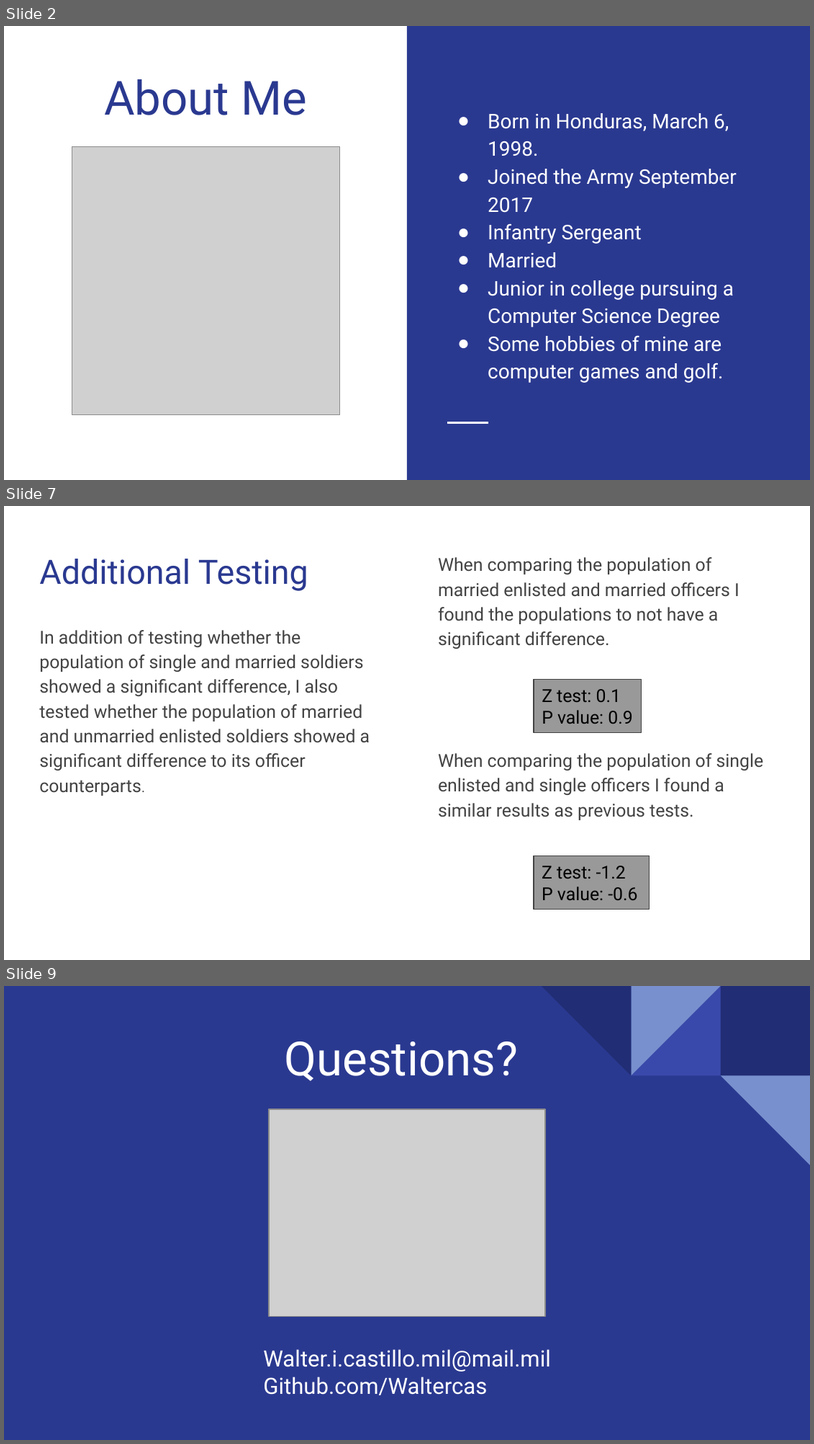
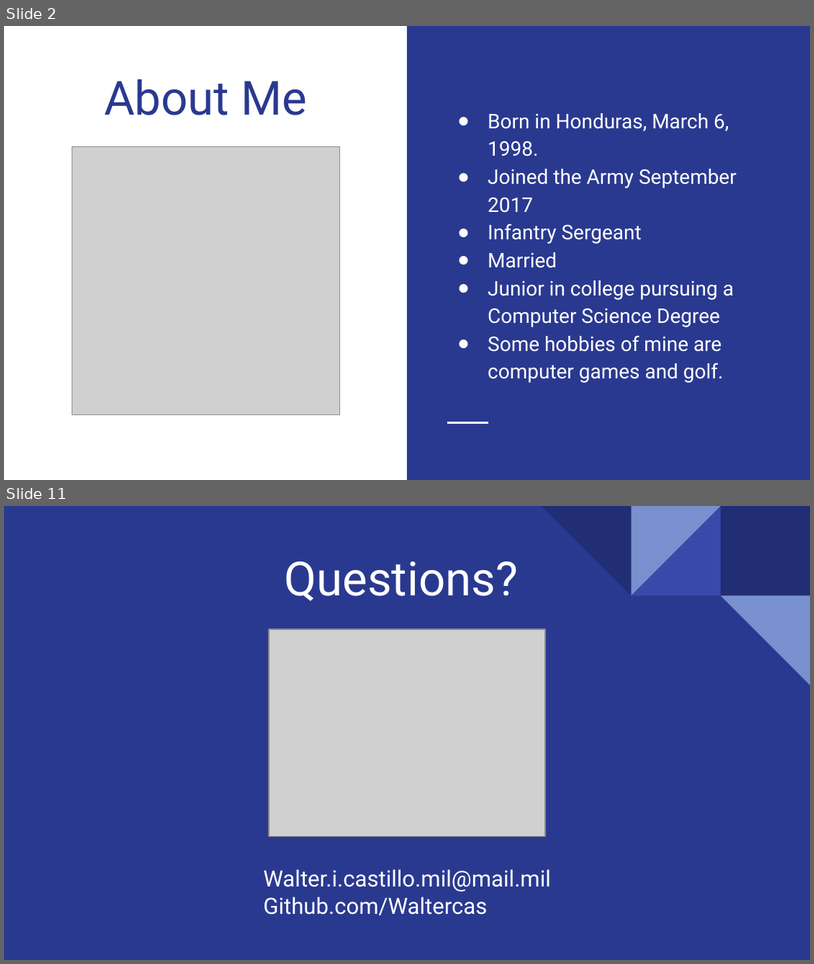
Before and after one commit to Waltercas/Active-Duty-Soldiers, a slide deck: Data/Soldier Demographic Capstone.pptx. Shown one above the other, each under a label of ours: slides 2, 7 and 9 before the commit, slides 2 and 11 after it; the slides between them are not shown. The pictures are 814x1444 and 814x964 pixels, drawn with LibreOffice and Linux fonts; fonts in the diff are those of the drawing; grey boxes stand for pictures. Boxes give left, top, right and bottom in pixels: in the first picture for what was removed or moved away, otherwise in the second. Text is boxed around its words. In the diff, an @@ line names an element or a change of style, - is before the commit and + after.

```diff
--- a/Data/Soldier Demographic Capstone.pptx
+++ b/Data/Soldier Demographic Capstone.pptx
@@ slide 7 removed at [4,506,810,960], background #FFFFFF @@
@@ title removed at [39,559,309,591] @@
-Additional Testing
@@ text removed at [438,557,764,820] @@
-When comparing the population of married enlisted and married officers I found the populations to not have a significant difference.
-When comparing the population of single enlisted and single officers I found a similar results as previous tests.
@@ text removed at [39,630,370,795] @@
-In addition of testing whether the population of single and married soldiers showed a significant difference, I also tested whether the population of married and unmarried enlisted soldiers showed a significant difference to its officer counterparts.
@@ rectangle removed at [534,680,642,733] @@
-Z test: 0.1
-P value: 0.9
@@ rectangle removed at [534,855,650,908] @@
-Z test: -1.2
-P value: -0.6
@@ what was slide 9 is now slide 11 @@
```
Also in this commit, not shown: 2 slides changed, 5 slides added, 3 other slides removed, 3 other files.
